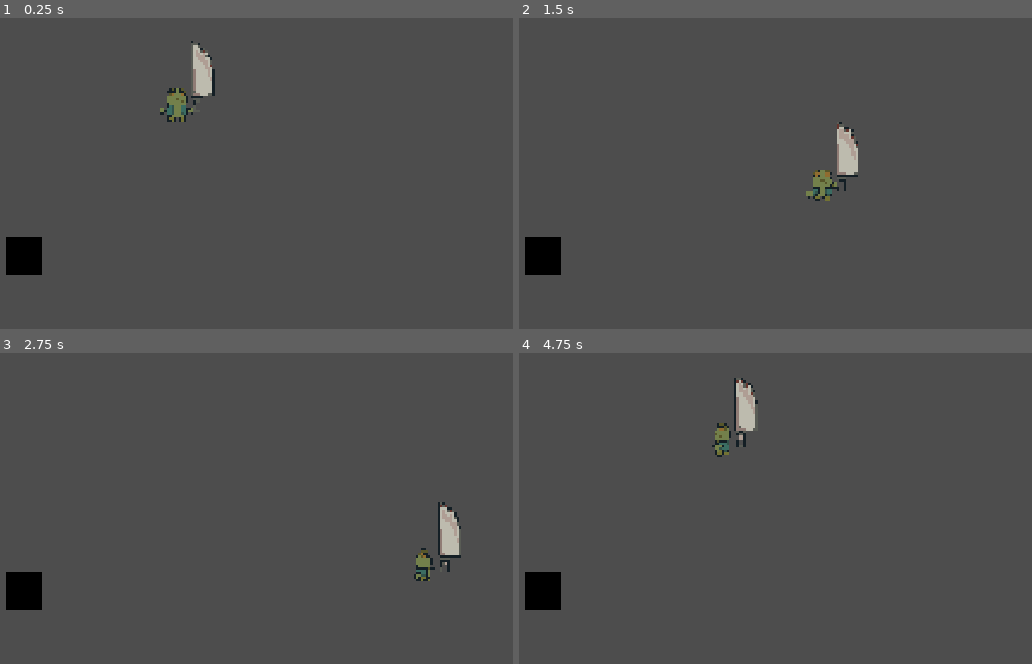
Above: before the commit, frames 1-4 (two rows, left to right).
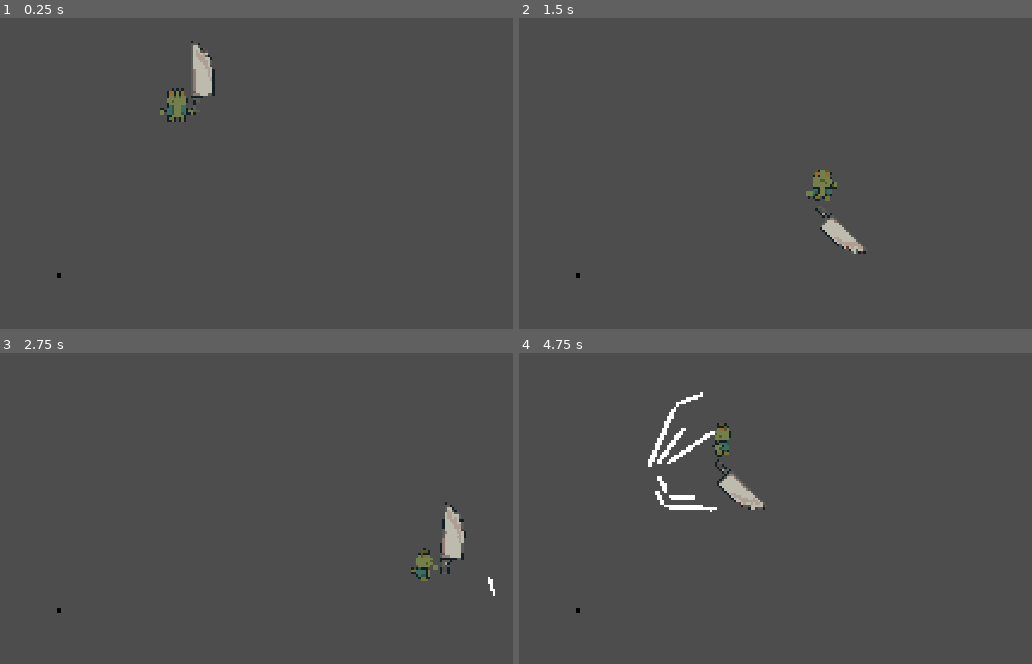
Above: after the commit, the same moments.

Repository: JuggerNauta/Jam
Game: Godot game, scene res://escenas/inicio.tscn
Same seed, same stepped clock (60 frames per second), same inputs: the game is played once before the commit and once after it. The project has no main scene, so this scene is started directly.
Inputs (mouse positions are in pixels of both pictures, inside the frame that each line leads up to):
- Up to frame 1 (0.25 s): no input
- Up to frame 2 (1.5 s): move the mouse to (996, 179) at 0.52 s; press the mouse at (996, 179) at 0.53 s; hold D (derecha) 0.53-1.28 s; tap Shift (dash) at 0.8, 1.35 s; move the mouse to (657, 223) at 1.27 s; release the mouse at (657, 223) at 1.28 s; hold S (abajo) from 1.28 s (still down)
- Up to frame 3 (2.75 s): click (138, 558) at 1.55 s; move the mouse to (379, 436) at 2.02 s; release S (abajo) at 2.03 s; press the mouse at (379, 436) at 2.03 s; hold D (derecha) from 2.03 s (still down); tap Shift (dash) at 2.3 s
- Up to frame 4 (4.75 s): move the mouse to (780, 626) at 2.77 s; release D (derecha) at 2.78 s; release the mouse at (780, 626) at 2.78 s; hold W (arriba) 2.78-3.53 s; tap Shift (dash) at 2.85, 3.8, 4.35 s; click (780, 626) at 3.05 s; move the mouse to (outside the picture) at 3.52 s; press the mouse at (outside the picture) at 3.53 s; hold A (izquierda) from 3.53 s (still down); move the mouse to (580, 468) at 4.27 s; release the mouse at (580, 468) at 4.28 s; click (580, 468) at 4.55 s

The runs differ from the first frame. In frame 1, 1.0% of the frame differs, in the area x 1-39%, y 22-84%; in frame 2, 2.0%; in frame 3, 1.6%; in frame 4, 2.9%, in the area x 1-48%, y 8-84%.

Commit message:
feat: animacion y ataque

Diff:
--- a/cocinando-en-el-fango/escenas/enemigo.tscn
+++ b/cocinando-en-el-fango/escenas/enemigo.tscn
@@ -38,14 +38,14 @@
 }
 
 [sub_resource type="RectangleShape2D" id="RectangleShape2D_8w0r3"]
-size = Vector2(170, 170)
 
-[node name="Enemigo" type="CharacterBody2D" unique_id=920097428]
+[node name="Enemigo" type="CharacterBody2D" unique_id=920097428 groups=["enemigo"]]
 scale = Vector2(0.5, 0.5)
 script = ExtResource("1_uhebs")
 
 [node name="Sprite2D" type="Sprite2D" parent="." unique_id=1213896992]
 position = Vector2(5.9604645e-08, -5.9604645e-08)
+scale = Vector2(0.11111106, 0.11111106)
 texture = ExtResource("1_sms58")
 hframes = 2
 
--- /dev/null
+++ b/cocinando-en-el-fango/escenas/espada_ataque.tscn
@@ -0,0 +1,163 @@
+[gd_scene format=3 uid="uid://b53j3kf8y1j0b"]
+
+[ext_resource type="Texture2D" uid="uid://dy8oe8bpha6xa" path="res://sprites/espada_slash.png" id="1_72cv6"]
+[ext_resource type="Script" uid="uid://blfmg71hgsyob" path="res://scrips/espada_ataque.gd" id="1_nsn53"]
+
+[sub_resource type="Animation" id="Animation_nsn53"]
+length = 0.001
+tracks/0/type = "value"
+tracks/0/imported = false
+tracks/0/enabled = true
+tracks/0/path = NodePath(".:frame")
+tracks/0/interp = 1
+tracks/0/loop_wrap = true
+tracks/0/keys = {
+"times": PackedFloat32Array(0),
+"transitions": PackedFloat32Array(1),
+"update": 1,
+"values": [0]
+}
+tracks/1/type = "value"
+tracks/1/imported = false
+tracks/1/enabled = true
+tracks/1/path = NodePath(".:scale")
+tracks/1/interp = 1
+tracks/1/loop_wrap = true
+tracks/1/keys = {
+"times": PackedFloat32Array(0),
+"transitions": PackedFloat32Array(1),
+"update": 0,
+"values": [Vector2(1, 1)]
+}
+tracks/2/type = "value"
+tracks/2/imported = false
+tracks/2/enabled = true
+tracks/2/path = NodePath(".:position")
+tracks/2/interp = 1
+tracks/2/loop_wrap = true
+tracks/2/keys = {
+"times": PackedFloat32Array(0),
+"transitions": PackedFloat32Array(1),
+"update": 0,
+"values": [Vector2(0, 0)]
+}
+tracks/3/type = "value"
+tracks/3/imported = false
+tracks/3/enabled = true
+tracks/3/path = NodePath(".:modulate")
+tracks/3/interp = 1
+tracks/3/loop_wrap = true
+tracks/3/keys = {
+"times": PackedFloat32Array(0),
+"transitions": PackedFloat32Array(1),
+"update": 0,
+"values": [Color(1, 1, 1, 0)]
+}
+tracks/4/type = "value"
+tracks/4/imported = false
+tracks/4/enabled = true
+tracks/4/path = NodePath("../Area2D/CollisionShape2D:disabled")
+tracks/4/interp = 1
+tracks/4/loop_wrap = true
+tracks/4/keys = {
+"times": PackedFloat32Array(0),
+"transitions": PackedFloat32Array(1),
+"update": 1,
+"values": [false]
+}
+
+[sub_resource type="Animation" id="Animation_rkp5q"]
+resource_name = "ataque"
+length = 0.65
+step = 0.05
+tracks/0/type = "value"
+tracks/0/imported = false
+tracks/0/enabled = true
+tracks/0/path = NodePath(".:frame")
+tracks/0/interp = 1
+tracks/0/loop_wrap = true
+tracks/0/keys = {
+"times": PackedFloat32Array(0, 0.2, 0.3, 0.4, 0.5),
+"transitions": PackedFloat32Array(1, 1, 1, 1, 1),
+"update": 1,
+"values": [0, 1, 2, 3, 4]
+}
+tracks/1/type = "value"
+tracks/1/imported = false
+tracks/1/enabled = true
+tracks/1/path = NodePath(".:scale")
+tracks/1/interp = 1
+tracks/1/loop_wrap = true
+tracks/1/keys = {
+"times": PackedFloat32Array(0.05, 0.4, 0.6),
+"transitions": PackedFloat32Array(0.5, 2, 0.5),
+"update": 0,
+"values": [Vector2(1, 1), Vector2(1.175, 0.825), Vector2(0.925, 1.075)]
+}
+tracks/2/type = "value"
+tracks/2/imported = false
+tracks/2/enabled = true
+tracks/2/path = NodePath(".:position")
+tracks/2/interp = 1
+tracks/2/loop_wrap = true
+tracks/2/keys = {
+"times": PackedFloat32Array(0.05, 0.6),
+"transitions": PackedFloat32Array(0.5, 2),
+"update": 0,
+"values": [Vector2(0, 0), Vector2(56, 0)]
+}
+tracks/3/type = "value"
+tracks/3/imported = false
+tracks/3/enabled = true
+tracks/3/path = NodePath(".:modulate")
+tracks/3/interp = 1
+tracks/3/loop_wrap = true
+tracks/3/keys = {
+"times": PackedFloat32Array(0.05, 0.1, 0.6, 0.65),
+"transitions": PackedFloat32Array(0.5, 2, 2, 1),
+"update": 0,
+"values": [Color(1, 1, 1, 0), Color(1, 1, 1, 1), Color(1, 1, 1, 1), Color(1, 1, 1, 0)]
+}
+tracks/4/type = "value"
+tracks/4/imported = false
+tracks/4/enabled = true
+tracks/4/path = NodePath("../Area2D/CollisionShape2D:disabled")
+tracks/4/interp = 1
+tracks/4/loop_wrap = true
+tracks/4/keys = {
+"times": PackedFloat32Array(0.05, 0.6),
+"transitions": PackedFloat32Array(1, 1),
+"update": 1,
+"values": [false, true]
+}
+
+[sub_resource type="AnimationLibrary" id="AnimationLibrary_lf1s3"]
+_data = {
+&"RESET": SubResource("Animation_nsn53"),
+&"ataque": SubResource("Animation_rkp5q")
+}
+
+[sub_resource type="RectangleShape2D" id="RectangleShape2D_8w0r3"]
+size = Vector2(50, 16)
+
+[node name="espada_ataque" type="Node2D" unique_id=578289322]
+script = ExtResource("1_nsn53")
+
+[node name="Sprite2D" type="Sprite2D" parent="." unique_id=27517091]
+modulate = Color(1, 1, 1, 0)
+z_index = -1
+texture = ExtResource("1_72cv6")
+offset = Vector2(-16, 0)
+hframes = 5
+
+[node name="AnimationPlayer" type="AnimationPlayer" parent="Sprite2D" unique_id=1845185952]
+libraries/ = SubResource("AnimationLibrary_lf1s3")
+
+[node name="Area2D" type="Area2D" parent="." unique_id=780941346]
+
+[node name="CollisionShape2D" type="CollisionShape2D" parent="Area2D" unique_id=1784741188]
+position = Vector2(25, 0)
+shape = SubResource("RectangleShape2D_8w0r3")
+
+[connection signal="animation_finished" from="Sprite2D/AnimationPlayer" to="." method="_on_animation_player_animation_finished"]
+[connection signal="body_entered" from="Area2D" to="." method="_on_area_2d_body_entered"]
--- a/cocinando-en-el-fango/escenas/inicio.tscn
+++ b/cocinando-en-el-fango/escenas/inicio.tscn
@@ -6,7 +6,7 @@
 [node name="Node2D" type="Node2D" unique_id=53467519]
 
 [node name="Enemigo" parent="." unique_id=920097428 instance=ExtResource("2_63vwr")]
-position = Vector2(297, 674)
+position = Vector2(381, 720)
 
 [node name="sapo 0_2" parent="." unique_id=662870097 instance=ExtResource("2_23hle")]
 position = Vector2(663, 310)
--- a/cocinando-en-el-fango/escenas/sapo_0_2.tscn
+++ b/cocinando-en-el-fango/escenas/sapo_0_2.tscn
@@ -8,6 +8,9 @@
 [ext_resource type="Texture2D" uid="uid://b1nefrj2u35ys" path="res://sprites/prota.png" id="6_0qkmg"]
 [ext_resource type="Texture2D" uid="uid://buljmkiam4amk" path="res://sprites/queto.png" id="7_6bjmb"]
 [ext_resource type="Texture2D" uid="uid://c5vd6qxja67bb" path="res://sprites/espada.png" id="7_7qkfx"]
+[ext_resource type="Texture2D" uid="uid://8yedthnr0g0r" path="res://sprites/idle_arriba.png" id="8_mn05s"]
+[ext_resource type="Texture2D" uid="uid://d23cn4bflo3ee" path="res://sprites/idle_derecha.png" id="9_e68lp"]
+[ext_resource type="Texture2D" uid="uid://bgp72kgjmupiv" path="res://sprites/idle_izquierda.png" id="10_e68lp"]
 
 [sub_resource type="RectangleShape2D" id="RectangleShape2D_8w0r3"]
 size = Vector2(200, 350)
@@ -84,10 +87,6 @@
 atlas = ExtResource("5_e68lp")
 region = Rect2(1080, 0, 360, 360)
 
-[sub_resource type="AtlasTexture" id="AtlasTexture_7bocb"]
-atlas = ExtResource("6_0qkmg")
-region = Rect2(0, 0, 360, 360)
-
 [sub_resource type="AtlasTexture" id="AtlasTexture_fvwcc"]
 atlas = ExtResource("6_0qkmg")
 region = Rect2(0, 0, 360, 360)
@@ -116,13 +115,65 @@
 atlas = ExtResource("3_1pe0m")
 region = Rect2(0, 0, 360, 360)
 
-[sub_resource type="AtlasTexture" id="AtlasTexture_lvayh"]
-atlas = ExtResource("4_mn05s")
-region = Rect2(0, 0, 360, 360)
-
-[sub_resource type="AtlasTexture" id="AtlasTexture_m5c5i"]
-atlas = ExtResource("5_e68lp")
-region = Rect2(0, 0, 360, 360)
+[sub_resource type="AtlasTexture" id="AtlasTexture_ghixb"]
+atlas = ExtResource("8_mn05s")
+region = Rect2(0, 0, 360, 360)
+
+[sub_resource type="AtlasTexture" id="AtlasTexture_jlb2t"]
+atlas = ExtResource("8_mn05s")
+region = Rect2(360, 0, 360, 360)
+
+[sub_resource type="AtlasTexture" id="AtlasTexture_iaakm"]
+atlas = ExtResource("8_mn05s")
+region = Rect2(720, 0, 360, 360)
+
+[sub_resource type="AtlasTexture" id="AtlasTexture_ygp8a"]
+atlas = ExtResource("8_mn05s")
+region = Rect2(1080, 0, 360, 360)
+
+[sub_resource type="AtlasTexture" id="AtlasTexture_15are"]
+atlas = ExtResource("8_mn05s")
+region = Rect2(1440, 0, 360, 360)
+
+[sub_resource type="AtlasTexture" id="AtlasTexture_e3fnw"]
+atlas = ExtResource("9_e68lp")
+region = Rect2(0, 0, 360, 360)
+
+[sub_resource type="AtlasTexture" id="AtlasTexture_wru05"]
+atlas = ExtResource("9_e68lp")
+region = Rect2(360, 0, 360, 360)
+
+[sub_resource type="AtlasTexture" id="AtlasTexture_and8k"]
+atlas = ExtResource("9_e68lp")
+region = Rect2(720, 0, 360, 360)
+
+[sub_resource type="AtlasTexture" id="AtlasTexture_wbal6"]
+atlas = ExtResource("9_e68lp")
+region = Rect2(1080, 0, 360, 360)
+
+[sub_resource type="AtlasTexture" id="AtlasTexture_uoc54"]
+atlas = ExtResource("9_e68lp")
+region = Rect2(1440, 0, 360, 360)
+
+[sub_resource type="AtlasTexture" id="AtlasTexture_l88b8"]
+atlas = ExtResource("10_e68lp")
+region = Rect2(0, 0, 360, 360)
+
+[sub_resource type="AtlasTexture" id="AtlasTexture_1ousj"]
+atlas = ExtResource("10_e68lp")
+region = Rect2(360, 0, 360, 360)
+
+[sub_resource type="AtlasTexture" id="AtlasTexture_4nl03"]
+atlas = ExtResource("10_e68lp")
+region = Rect2(720, 0, 360, 360)
+
+[sub_resource type="AtlasTexture" id="AtlasTexture_j8dhd"]
+atlas = ExtResource("10_e68lp")
+region = Rect2(1080, 0, 360, 360)
+
+[sub_resource type="AtlasTexture" id="AtlasTexture_djw1b"]
+atlas = ExtResource("10_e68lp")
+region = Rect2(1440, 0, 360, 360)
 
 [sub_resource type="SpriteFrames" id="SpriteFrames_jlb2t"]
 animations = [{
@@ -202,14 +253,6 @@
 }, {
 "frames": [{
 "duration": 1.0,
-"texture": SubResource("AtlasTexture_7bocb")
-}],
-"loop": 1,
-"name": &"idle",
-"speed": 5.0
-}, {
-"frames": [{
-"duration": 1.0,
 "texture": SubResource("AtlasTexture_fvwcc")
 }, {
 "duration": 1.0,
@@ -229,19 +272,46 @@
 }],
 "loop": 1,
 "name": &"idle_abajo",
-"speed": 5.0
+"speed": 10.0
 }, {
 "frames": [{
 "duration": 1.0,
 "texture": SubResource("AtlasTexture_w7xto")
+}, {
+"duration": 1.0,
+"texture": SubResource("AtlasTexture_ghixb")
+}, {
+"duration": 1.0,
+"texture": SubResource("AtlasTexture_jlb2t")
+}, {
+"duration": 1.0,
+"texture": SubResource("AtlasTexture_iaakm")
+}, {
+"duration": 1.0,
+"texture": SubResource("AtlasTexture_ygp8a")
+}, {
+"duration": 1.0,
+"texture": SubResource("AtlasTexture_15are")
 }],
 "loop": 1,
 "name": &"idle_arriba",
-"speed": 5.0
-}, {
-"frames": [{
-"duration": 1.0,
-"texture": SubResource("AtlasTexture_lvayh")
+"speed": 10.0
+}, {
+"frames": [{
+"duration": 1.0,
+"texture": SubResource("AtlasTexture_e3fnw")
+}, {
+"duration": 1.0,
+"texture": SubResource("AtlasTexture_wru05")
+}, {
+"duration": 1.0,
+"texture": SubResource("AtlasTexture_and8k")
+}, {
+"duration": 1.0,
+"texture": SubResource("AtlasTexture_wbal6")
+}, {
+"duration": 1.0,
+"texture": SubResource("AtlasTexture_uoc54")
 }],
 "loop": 1,
 "name": &"idle_derecha",
@@ -249,7 +319,19 @@
 }, {
 "frames": [{
 "duration": 1.0,
-"texture": SubResource("AtlasTexture_m5c5i")
+"texture": SubResource("AtlasTexture_l88b8")
+}, {
+"duration": 1.0,
+"texture": SubResource("AtlasTexture_1ousj")
+}, {
+"duration": 1.0,
+"texture": SubResource("AtlasTexture_4nl03")
+}, {
+"duration": 1.0,
+"texture": SubResource("AtlasTexture_j8dhd")
+}, {
+"duration": 1.0,
+"texture": SubResource("AtlasTexture_djw1b")
 }],
 "loop": 1,
 "name": &"idle_izquierda",
@@ -345,7 +427,7 @@
 position = Vector2(-2.682209e-07, -5.5134296e-07)
 sprite_frames = SubResource("SpriteFrames_jlb2t")
 animation = &"idle_abajo"
-autoplay = "idle"
+autoplay = "idle_abajo"
 
 [node name="espada" type="Sprite2D" parent="AnimatedSprite2D" unique_id=1118964008]
 position = Vector2(32, 96)
--- a/cocinando-en-el-fango/scrips/enemigo.gd
+++ b/cocinando-en-el-fango/scrips/enemigo.gd
@@ -1,6 +1,9 @@
 extends CharacterBody2D
 
 var vida: float = 3.0
+
+func _ready() -> void:
+	add_to_group("enemigo")
 
 func recibir_daño(daño_arma: float):
 	$Sprite2D/AnimationPlayer.play("tomando_daño")
--- /dev/null
+++ b/cocinando-en-el-fango/scrips/espada_ataque.gd
@@ -0,0 +1,15 @@
+extends Node2D
+
+@export var daño_arma: float = 1.0
+
+func _ready():
+	look_at(get_global_mouse_position())
+	$Sprite2D/AnimationPlayer.play("ataque")
+
+func _on_animation_player_animation_finished(anim_name: StringName) -> void:
+	if anim_name == "ataque":
+		queue_free()
+
+func _on_area_2d_body_entered(body: Node2D) -> void:
+	if body.is_in_group("enemigo"):
+		body.recibir_daño(daño_arma)
--- a/cocinando-en-el-fango/scrips/sapo.gd
+++ b/cocinando-en-el-fango/scrips/sapo.gd
@@ -6,7 +6,7 @@
 
 #ataque
 var actual_vista_dir = "derecha"
-var puedo_atacar: bool = false
+var puedo_atacar: bool = true
 @export var tiempo_ataque: float = 0.2
 @export var tiempo_espada_regresa: float = 0.5
 @export var daño_arma: float = 1.0
@@ -33,27 +33,19 @@
 
 	move_and_slide()
 
-func atacar():
-	if get_global_mouse_position().y > global_position.y:
-		$Sprite2D/espada.show_behind_parent = false
-		$Sprite2D.frame = 0
-	else:
-		$Sprite2D/espada.show_behind_parent = true
-		$Sprite2D.frame = 1
-
-	if Input.is_action_pressed("ataque") and puedo_atacar:
-		$Sprite2D/sword/AnimationPlayer.speed_scale = $Sprite2D/espada/AnimationPlayer.get_animation("atacar").legth / tiempo_ataque
-		$Sprite2D/sword/AnimationPlayer.play("atacar")
-		puedo_atacar = false
-
 
 func spawnear_ataque():
-	pass
+	var espada_ataque_var = espada_ataque_preload.instantiate()
+	espada_ataque_var.global_position = global_position
+	espada_ataque_var.get_node("Sprite2D/AnimationPlayer").speed_scale = espada_ataque_var.get_node("Sprite2D/AnimationPlayer").get_animation("ataque").length / tiempo_ataque
+	espada_ataque_var.get_node("Sprite2D").flip_v = false if get_global_mouse_position().x > global_position.x else true
+	espada_ataque_var.daño_arma = daño_arma
+	get_parent().add_child(espada_ataque_var)
 
 func _on_animation_player_animation_finished(anim_name: StringName) -> void:
 	if anim_name == "atacar":
-		$Sprite2D/sword/AnimationPlayer.speed_scale = $Sprite2D/espada/AnimationPlayer.get_animation("ataque_regreso").legth / tiempo_espada_regresa
-		$Sprite2D/sword/AnimationPlayer.play("ataque_regreso")
+		$AnimatedSprite2D/espada/AnimationPlayer.speed_scale = $AnimatedSprite2D/espada/AnimationPlayer.get_animation("ataque_regreso").length / tiempo_espada_regresa
+		$AnimatedSprite2D/espada/AnimationPlayer.play("ataque_regreso")
 	else:
 		puedo_atacar = true
 
@@ -100,9 +92,27 @@
 
 	velocity = direccion * velocidad
 
-func actualizar_animacion(stado):
-	animated_sprite_2d.play(stado + "_" + ultima_direccion_personaje)
 
+	if get_global_mouse_position().y > global_position.y:
+		$AnimatedSprite2D/espada.show_behind_parent = false
+		$AnimatedSprite2D/espada.frame = 0
+	else:
+		$AnimatedSprite2D/espada.show_behind_parent = true
+		$AnimatedSprite2D.frame = 1
+
+	if Input.is_action_pressed("ataque") and puedo_atacar:
+		$AnimatedSprite2D/espada/AnimationPlayer.speed_scale = $AnimatedSprite2D/espada/AnimationPlayer.get_animation("ataque").length / tiempo_ataque
+		$AnimatedSprite2D/espada/AnimationPlayer.play("ataque")
+
+		spawnear_ataque()
+
+		puedo_atacar = false
+
+const espada_ataque_preload = preload("res://escenas/espada_ataque.tscn")
+
+
+func actualizar_animacion(estado):
+	animated_sprite_2d.play(estado + "_" + ultima_direccion_personaje)
 
 #dash funcion
 func _dash_logica(delta: float) -> void:
Not shown, added: cocinando-en-el-fango/scrips/espada_ataque.gd.uid
Binary file changed: cocinando-en-el-fango/sprites/espada_slash.png
Binary file added: cocinando-en-el-fango/sprites/idle_arriba.png
Not shown, added: cocinando-en-el-fango/sprites/idle_arriba.png.import
Binary file added: cocinando-en-el-fango/sprites/idle_derecha.png
Not shown, added: cocinando-en-el-fango/sprites/idle_derecha.png.import
Binary file added: cocinando-en-el-fango/sprites/idle_izquierda.png
Not shown, added: cocinando-en-el-fango/sprites/idle_izquierda.png.import
